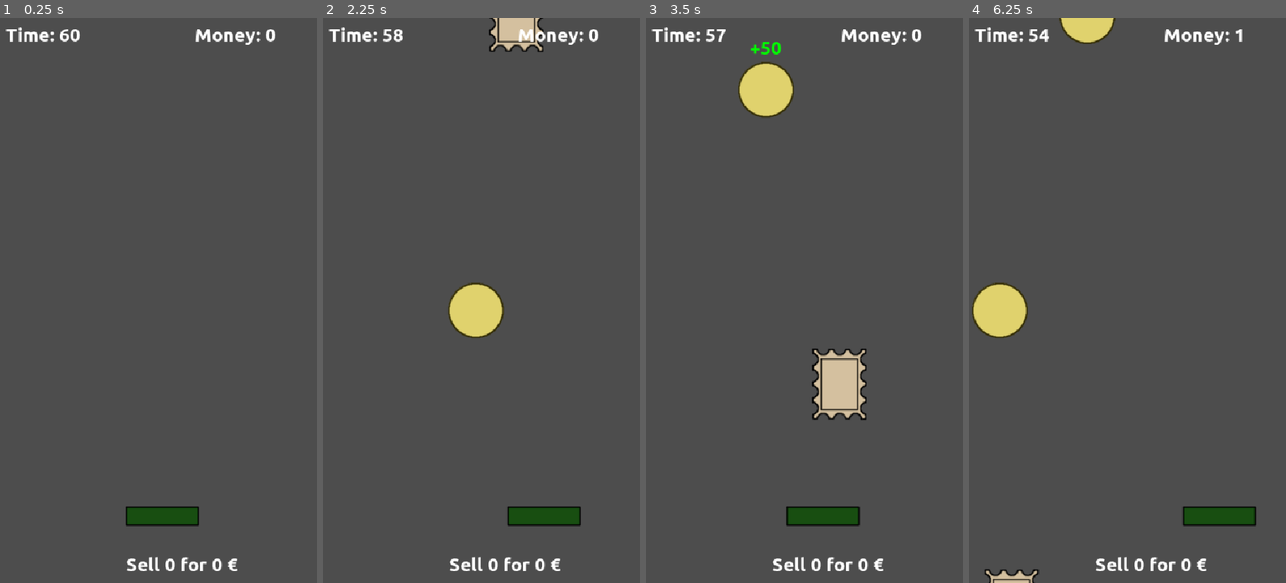
Above: before the commit, frames 1-4 (left to right).
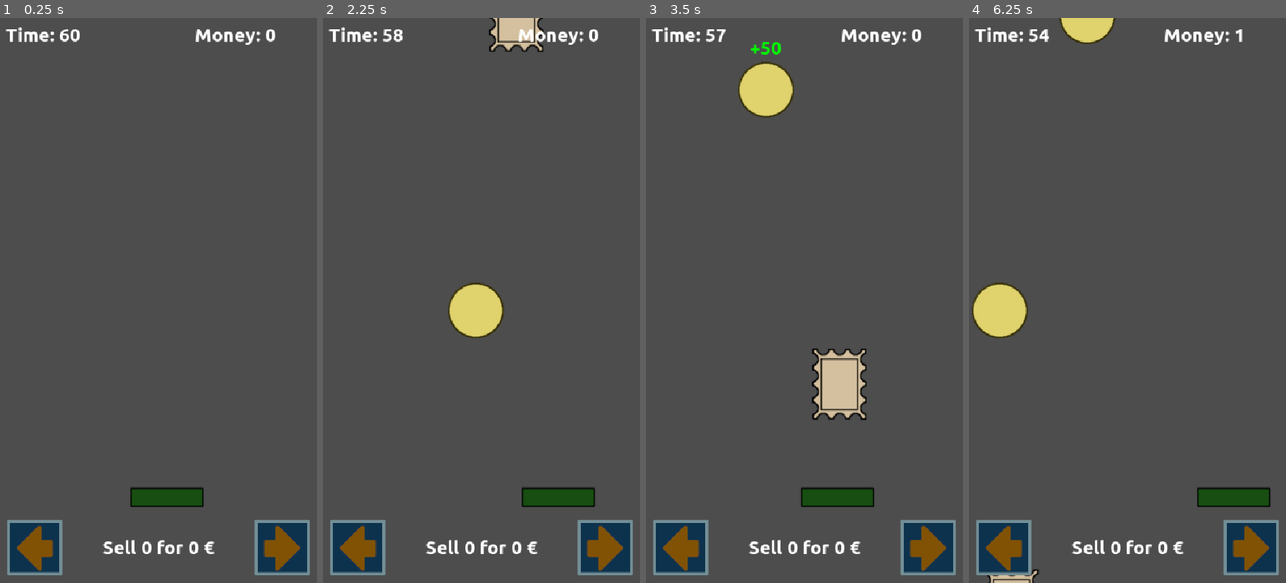
Above: after the commit, the same moments.

Repository: moisesjbc/la-kolektanto
Game: Godot game, scene res://gameplay/main/main.tscn
Same seed, same stepped clock (60 frames per second), same inputs: the game is played once before the commit and once after it.
Inputs (mouse positions are in pixels of both pictures, inside the frame that each line leads up to):
- Up to frame 1 (0.25 s): no input
- Up to frame 2 (2.25 s): click (357, 549) at 0.52 s; click (605, 549) at 1.27 s; tap Enter at 2 s; hold Right (ui_right) from 2.03 s (still down)
- Up to frame 3 (3.5 s): tap Space at 2.27, 3.02 s; release Right (ui_right) at 2.78 s; hold Left (ui_left) from 2.78 s (still down)
- Up to frame 4 (6.25 s): release Left (ui_left) at 3.53 s; hold Right (ui_right) 3.53-5.03 s; tap Space at 4.52, 5.27, 6.02 s; hold Left (ui_left) from 5.03 s (still down)

The runs differ from the first frame. In frame 1, 5.8% of the frame differs, in the area x 2-98%, y 83-99%; in frame 2, 5.8%; in frame 3, 5.8%; in frame 4, 5.7%.

Commit message:
Add movement buttons

Diff:
--- a/godot-project/gameplay/gui/gui.gd
+++ b/godot-project/gameplay/gui/gui.gd
@@ -6,7 +6,7 @@
 	update_time_label(get_parent().seconds_left)
 
 func update_sell_label(quantity: int, type: String, money: int) -> void:
-	$control/sell_label.text = "Sell " + str(quantity) + " for " + str(money) + " €"
+	$control/bottom_container/hbox_container/sell_label.text = "Sell " + str(quantity) + " for " + str(money) + " €"
 	for collectible_sprite in $collectible_type_sprite.get_children():
 		collectible_sprite.visible = collectible_sprite.name == type
 
@@ -28,3 +28,9 @@
 func _on_main_game_over() -> void:
 	update_time_label(0)
 	$game_over.start()
+
+func left_button_pressed() -> bool:
+	return $control/bottom_container/hbox_container/left_button.button_pressed
+
+func right_button_pressed() -> bool:
+	return $control/bottom_container/hbox_container/right_button.button_pressed
--- a/godot-project/gameplay/gui/gui.tscn
+++ b/godot-project/gameplay/gui/gui.tscn
@@ -1,7 +1,8 @@
-[gd_scene load_steps=6 format=3 uid="uid://ch3xd2o070thq"]
+[gd_scene load_steps=7 format=3 uid="uid://ch3xd2o070thq"]
 
 [ext_resource type="Script" uid="uid://dy1rm575po04" path="res://gameplay/gui/gui.gd" id="1_6vp4t"]
 [ext_resource type="FontFile" uid="uid://cjqm33jfi3sjh" path="res://fonts/Ubuntu-B.ttf" id="1_fn8ka"]
+[ext_resource type="Texture2D" uid="uid://ddmfnagu12hr1" path="res://gameplay/gui/right_button.png" id="3_5u0en"]
 [ext_resource type="Texture2D" uid="uid://duyywc2vojk0a" path="res://gameplay/collectible/coin.png" id="3_q6c58"]
 [ext_resource type="Texture2D" uid="uid://b85u1qccdjhl5" path="res://gameplay/collectible/stamp.png" id="4_t58tl"]
 [ext_resource type="PackedScene" uid="uid://3darbcdj8rf" path="res://gameplay/gui/game_over/game_over.tscn" id="5_ukvlr"]
@@ -48,16 +49,44 @@
 text = "ffa"
 horizontal_alignment = 1
 
-[node name="sell_label" type="Label" parent="control"]
-layout_mode = 0
-offset_left = 145.0
-offset_top = 910.0
-offset_right = 476.0
-offset_bottom = 947.0
+[node name="bottom_container" type="MarginContainer" parent="control"]
+layout_mode = 1
+anchors_preset = 12
+anchor_top = 1.0
+anchor_right = 1.0
+anchor_bottom = 1.0
+offset_top = -100.0
+grow_horizontal = 2
+grow_vertical = 0
+theme_override_constants/margin_left = 10
+theme_override_constants/margin_top = 10
+theme_override_constants/margin_right = 10
+theme_override_constants/margin_bottom = 10
+
+[node name="hbox_container" type="HBoxContainer" parent="control/bottom_container"]
+layout_mode = 2
+theme_override_constants/separation = 10
+
+[node name="left_button" type="TextureButton" parent="control/bottom_container/hbox_container"]
+layout_mode = 2
+texture_normal = ExtResource("3_5u0en")
+texture_pressed = ExtResource("3_5u0en")
+texture_hover = ExtResource("3_5u0en")
+flip_h = true
+
+[node name="sell_label" type="Label" parent="control/bottom_container/hbox_container"]
+layout_mode = 2
+size_flags_horizontal = 3
 theme_override_fonts/font = ExtResource("1_fn8ka")
 theme_override_font_sizes/font_size = 32
 text = "Sell X <type> for Y"
 horizontal_alignment = 1
+
+[node name="right_button" type="TextureButton" parent="control/bottom_container/hbox_container"]
+layout_mode = 2
+texture_normal = ExtResource("3_5u0en")
+texture_pressed = ExtResource("3_5u0en")
+texture_hover = ExtResource("3_5u0en")
 
 [node name="collectible_type_sprite" type="Node2D" parent="."]
 position = Vector2(136, 927)
--- a/godot-project/gameplay/main/main.tscn
+++ b/godot-project/gameplay/main/main.tscn
@@ -9,7 +9,7 @@
 script = ExtResource("1_27ff5")
 
 [node name="player" parent="." instance=ExtResource("1_582jy")]
-position = Vector2(278, 847)
+position = Vector2(286, 815)
 
 [node name="collectibles_respawn" parent="." instance=ExtResource("3_rsott")]
 position = Vector2(0, -64)
--- a/godot-project/gameplay/player/player.gd
+++ b/godot-project/gameplay/player/player.gd
@@ -11,9 +11,9 @@
 func _process(delta: float) -> void:
 	var direction: Vector2 = Vector2.ZERO
 
-	if Input.is_action_pressed("ui_left"):
+	if Input.is_action_pressed("ui_left") or get_parent().get_node("gui").left_button_pressed():
 		direction.x = -1
-	elif Input.is_action_pressed("ui_right"):
+	elif Input.is_action_pressed("ui_right") or get_parent().get_node("gui").right_button_pressed():
 		direction.x = 1
 
 	if Input.is_action_just_pressed("ui_sell") and current_collectibles_quantity > 0:
Binary file added: godot-project/gameplay/gui/left_button.png
Not shown, added: godot-project/gameplay/gui/left_button.png.import
Binary file added: godot-project/gameplay/gui/right_button.png
Not shown, added: godot-project/gameplay/gui/right_button.png.import
Not shown, added: design/movement_button.xcf
